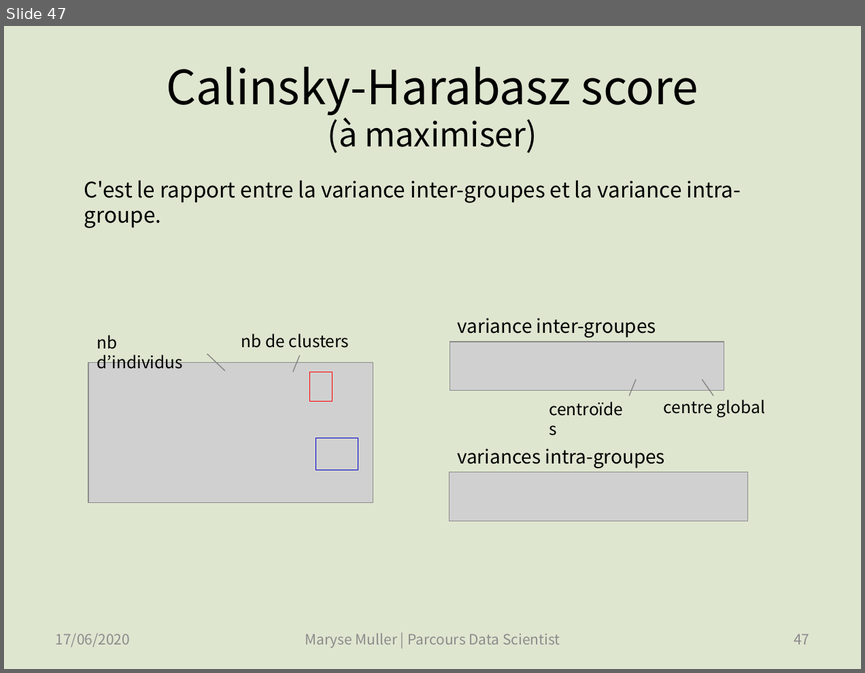
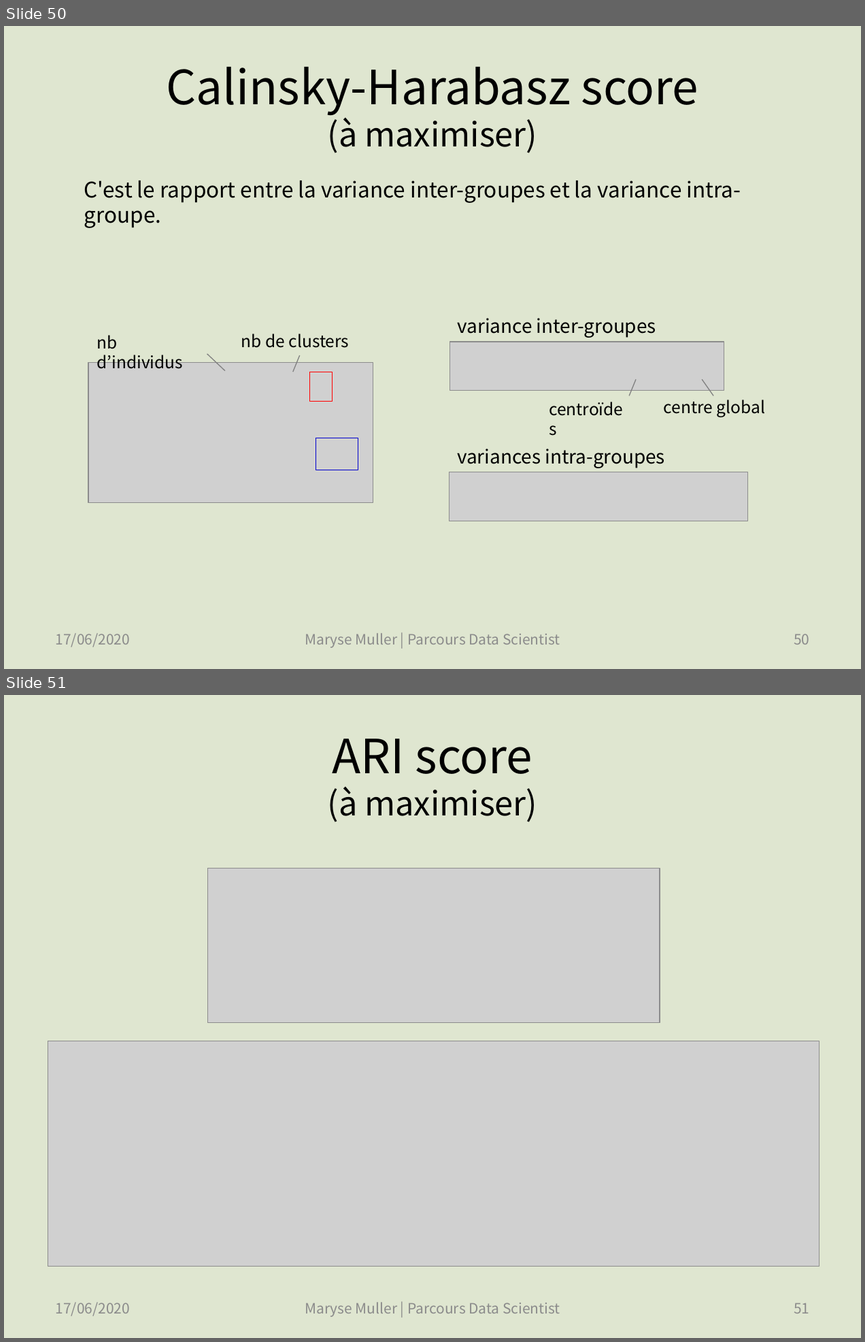
Before and after one commit to SmellyArmure/OC_DS_Project5, a slide deck: PRESENTATION/Projet5.pptx. Shown one above the other, each under a label of ours: slide 47 before the commit, slides 50 and 51 after it. The pictures are 865x673 and 865x1342 pixels, drawn with LibreOffice and Linux fonts; fonts in the diff are those of the drawing; grey boxes stand for pictures. Boxes give left, top, right and bottom in pixels: in the first picture for what was removed or moved away, otherwise in the second. Text is boxed around its words. In the diff, an @@ line names an element or a change of style, - is before the commit and + after.

```diff
--- a/PRESENTATION/Projet5.pptx
+++ b/PRESENTATION/Projet5.pptx
@@ slide 51 added at (4,695,861,1338), background #DFE6D0 @@
@@ title added at (328,739,537,822), 27.9 pt, text #000000 @@
+ARI score
+(à maximiser)
@@ picture added at (207,868,660,1022) @@
@@ picture added at (48,1040,819,1266) @@
@@ text added at (56,1302,130,1316), 12 pt, text #8C8C8C @@
+17/06/2020
@@ text added at (305,1302,560,1317), 12 pt, text #8C8C8C @@
+Maryse Muller | Parcours Data Scientist
@@ page number added at (793,1303,809,1313), 12 pt, text #8C8C8C @@
+51
@@ what was slide 47 is now slide 50 @@
@@ page number at (793,633,809,644): text changed @@
-47
+50
```
Also in this commit, not shown: 13 slides changed, 3 other slides added, 3 other files.
